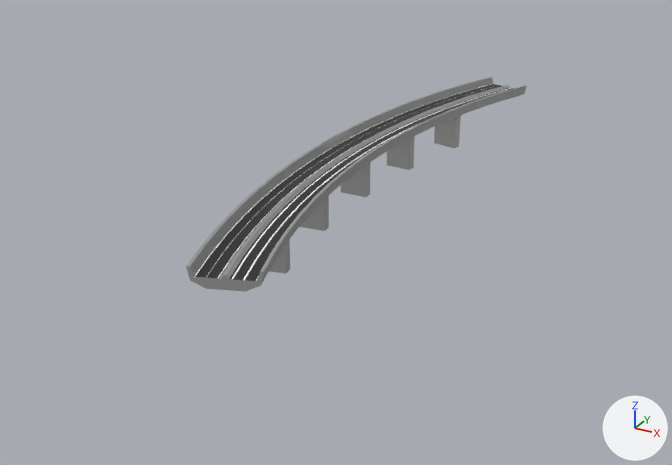
Before and after pictures for a commit that changed the FBX model fbx/highway_curve.fbx.
One viewpoint serves both versions: a camera (50 mm lens) standing at (2.14, -4.1, 1.8) and looking at (0.02, -0.25, -0.13). The axes (+X, +Y, +Z) are drawn at lower right. The lights are the same throughout.
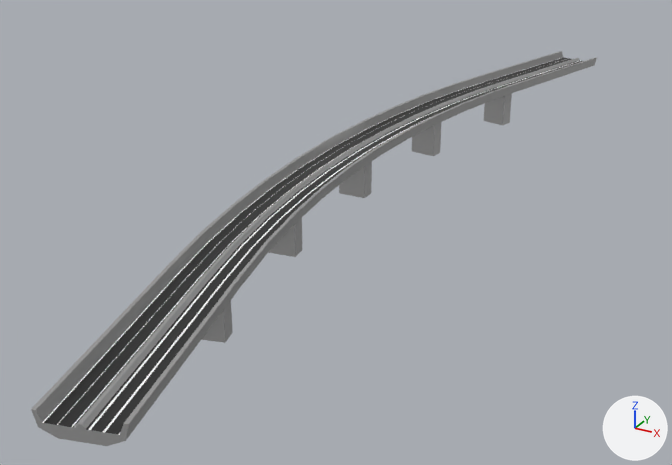
What differs and where, as boxes [x1, y1, x2, y2] in the pictures (672 x 465 px; the box of a moved part takes in the faces that stretch with it):
'pCube6', reshaped, rescaled (66% wider, 84% taller)
    before: [186, 77, 527, 291]
    after: [31, 51, 597, 446]
part 1 of me_mesh, moved or reshaped
    before: [387, 136, 415, 170]
    after: [412, 122, 442, 156]
part 2 of me_mesh, moved or reshaped
    before: [299, 195, 329, 231]
    after: [268, 218, 302, 257]
part 3 of me_mesh, moved or reshaped
    before: [434, 115, 461, 148]
    after: [484, 93, 512, 125]
part 4 of me_mesh, moved or reshaped
    before: [269, 239, 290, 274]
    after: [201, 300, 233, 343]
part 5 of me_mesh, moved or reshaped
    before: [186, 153, 355, 291]
    after: [31, 158, 351, 446]
part 6 of me_mesh, moved or reshaped
    before: [353, 77, 527, 145]
    after: [365, 51, 597, 138]

The change, as a diff of the scene's bpy script:
```diff
--- a/fbx/highway_curve.fbx.py
+++ b/fbx/highway_curve.fbx.py
@@ me_mesh @@
 # used by ob_pcube6; location = (0.0, 0.0, 0.143); rotation_euler = (1.571, 0.0, 0.0), in degrees (90, 0, 0); scale = (0.01, 0.01, 0.01)
-me_mesh.from_pydata(...)  # 2478 vertices, 2406 faces; spans x -15.0..42.0, y -14.0..14.0, z -162.0..162.0
+me_mesh.from_pydata(...)  # 2478 vertices, 2406 faces; spans x -15.0..61.0, y -14.0..14.0, z -160.0..160.0
+# me_mesh part 1: the loose piece of 352 vertices spanning x -5.0..10.0, y -14.0..6.0, z -53.0..-47.0 is moved by (3.0, 0.0, 0.0)
+# me_mesh part 2: the loose piece of 352 vertices spanning x -5.0..10.0, y -14.0..6.0, z 47.0..53.0 is moved by (3.0, 0.0, 0.0)
+# me_mesh part 3: the loose piece of 352 vertices spanning x 3.0..19.0, y -14.0..6.0, z -103.0..-95.0 is moved by (10.0, 0.0, 0.0)
+# me_mesh part 4: the loose piece of 352 vertices spanning x 3.0..19.0, y -14.0..6.0, z 95.0..103.0 is moved by (10.0, 0.0, 0.0)
+# me_mesh part 5: 294 of 2478 vertices moved; they spanned x -13.0..42.0, y 6.0..14.0, z 41.0..162.0 and now span x -11.0..61.0, y 6.0..14.0, z 41.0..160.0; mean shift (11.0, 0.0, 0.0); largest move (42.0, 14.0, 152.0) -> (61.0, 14.0, 155.0)
+# me_mesh part 6: 290 of 2478 vertices moved; they spanned x -13.0..42.0, y 6.0..14.0, z -162.0..-41.0 and now span x -11.0..61.0, y 6.0..14.0, z -160.0..-41.0; mean shift (11.0, 0.0, 0.0); largest move (42.0, 14.0, -152.0) -> (61.0, 14.0, -155.0)
 me_mesh.materials.append(mat_highway_over_all)
@@ ob_pcube6 @@
 ob_pcube6.rotation_euler = (1.571, 0.0, 0.0)  # degrees (90, 0, 0)
-ob_pcube6.scale = (0.01, 0.01, 0.01)
+ob_pcube6.scale = (0.01, 0.01, 0.0161)
```
